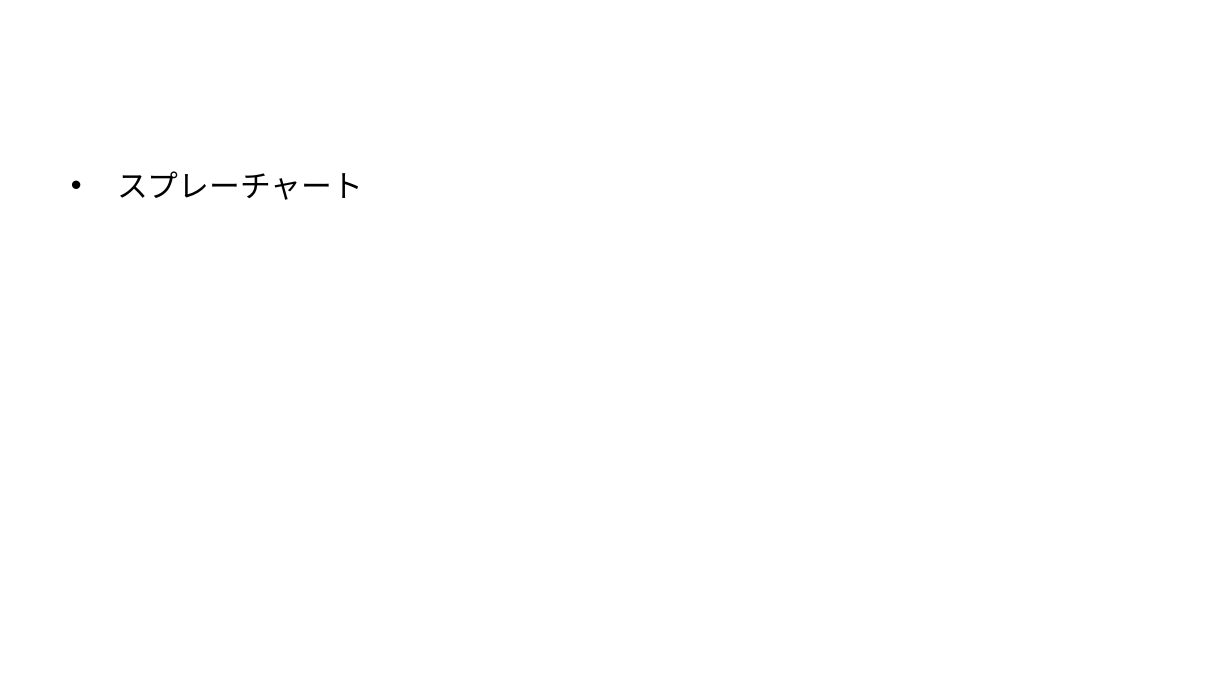
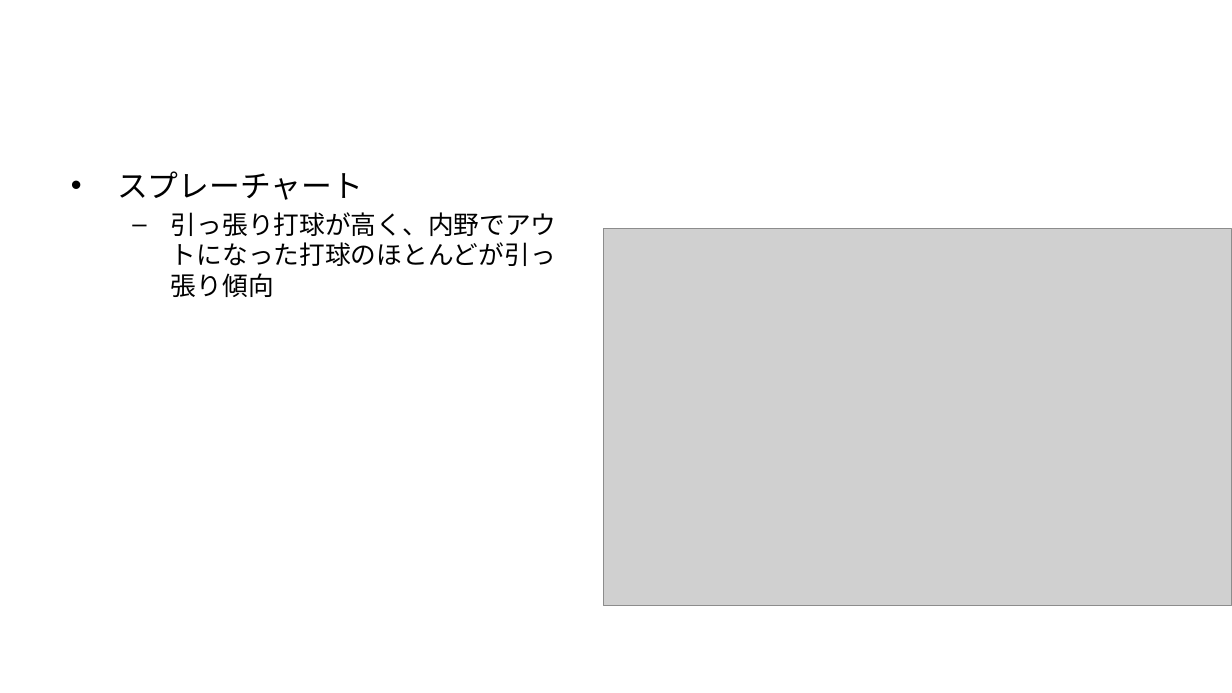
Before and after one commit to T-Reio/ohtani_analyze, a slide deck: slide 8 of slides/ohtani_tj.pptx (slide 6 before the commit). Drawn at 1232x693 pixels with LibreOffice and Linux fonts; fonts in the diff are those of the drawing; grey boxes stand for pictures; background and template pictures are left out. Boxes give left, top, right and bottom in pixels: in the first picture for what was removed or moved away, otherwise in the second. Text is boxed around its words. In the diff, an @@ line names an element or a change of style, - is before the commit and + after.

Commit message:
add slides

```diff
--- a/slides/ohtani_tj.pptx
+++ b/slides/ohtani_tj.pptx
@@ text at (171,212,557,297): paragraph added @@
+  – 引っ張り打球が高く、内野でアウトになった打球のほとんどが引っ張り傾向
@@ picture added at (604,228,1232,605) @@
```
Also in this commit, not shown: 2 other slides changed, 4 slides added, 2 other files.
